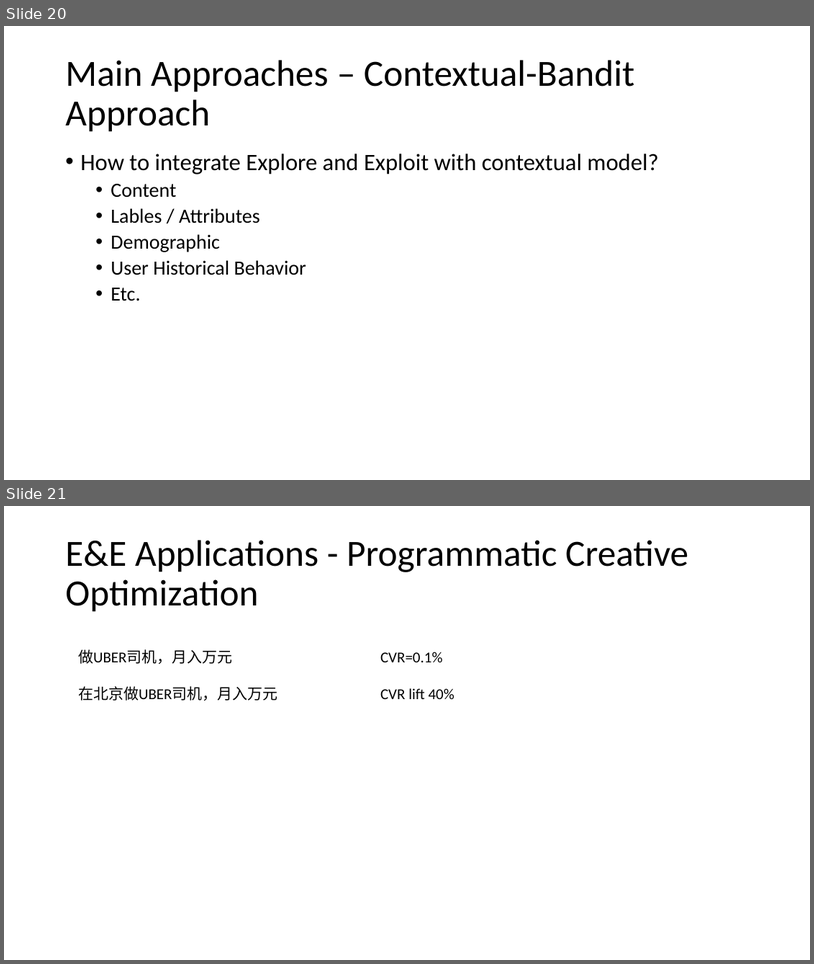
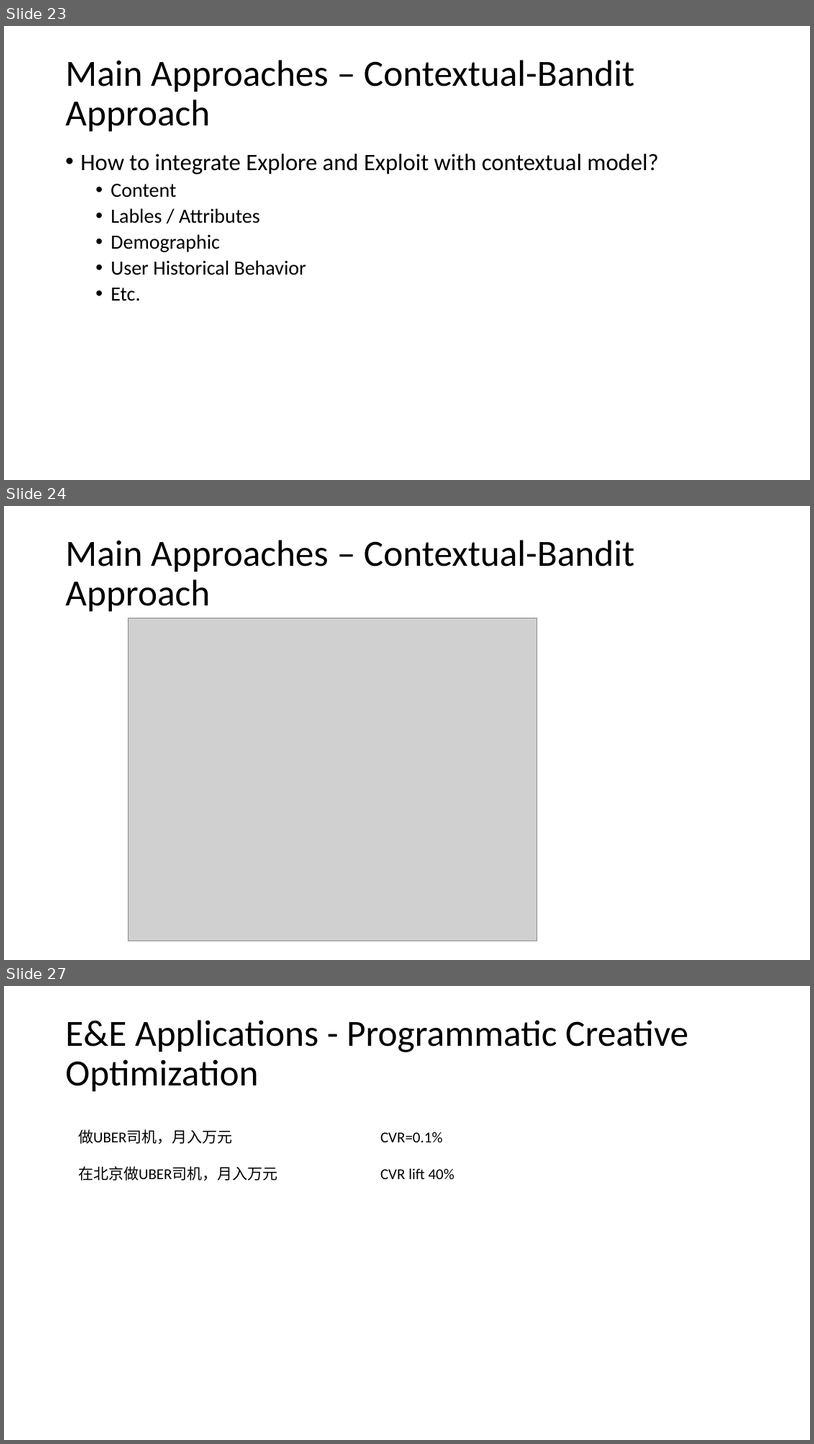
Before and after one commit to wzhe06/Ad-papers, a slide deck: Explore and Exploit/EandE.pptx. Shown one above the other, each under a label of ours: slides 20 and 21 before the commit, slides 23, 24 and 27 after it; the slides between them are not shown. The pictures are 814x964 and 814x1444 pixels, drawn with LibreOffice and Linux fonts; fonts in the diff are those of the drawing; grey boxes stand for pictures. Boxes give left, top, right and bottom in pixels: in the first picture for what was removed or moved away, otherwise in the second. Text is boxed around its words. In the diff, an @@ line names an element or a change of style, - is before the commit and + after.

```diff
--- a/Explore and Exploit/EandE.pptx
+++ b/Explore and Exploit/EandE.pptx
@@ slide 24 added at (x1=4, y1=506, x2=810, y2=960), background #FFFFFF @@
@@ title added at (x1=65, y1=540, x2=635, y2=612), 44 pt, text #000000 @@
+Main Approaches – Contextual-Bandit Approach
@@ picture added at (x1=129, y1=618, x2=538, y2=940) @@
@@ what was slide 20 is now slide 23 @@
@@ what was slide 21 is now slide 27 @@
```
Also in this commit, not shown: 3 slides changed, 5 other slides added, 1 other file.
